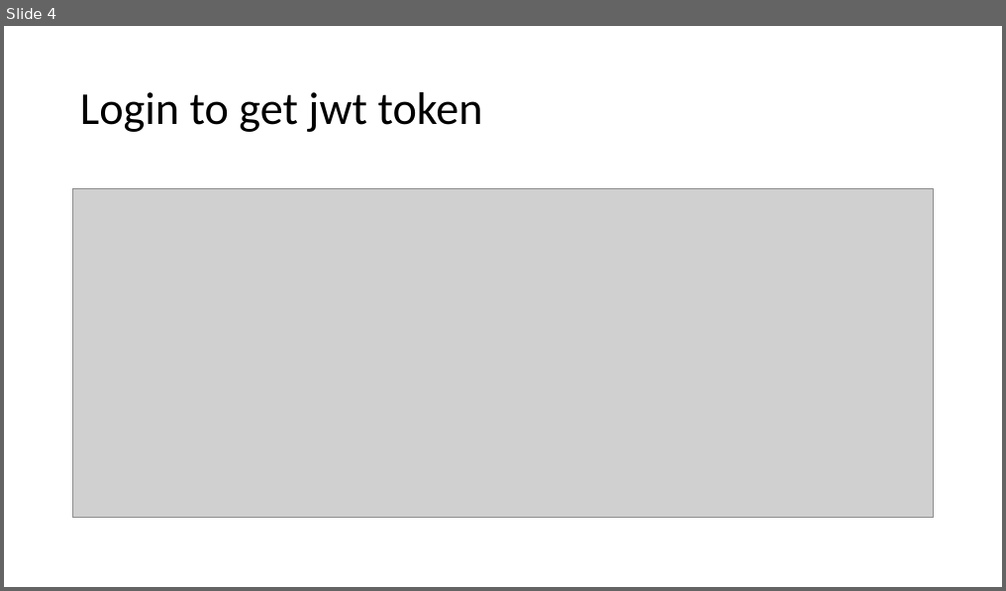
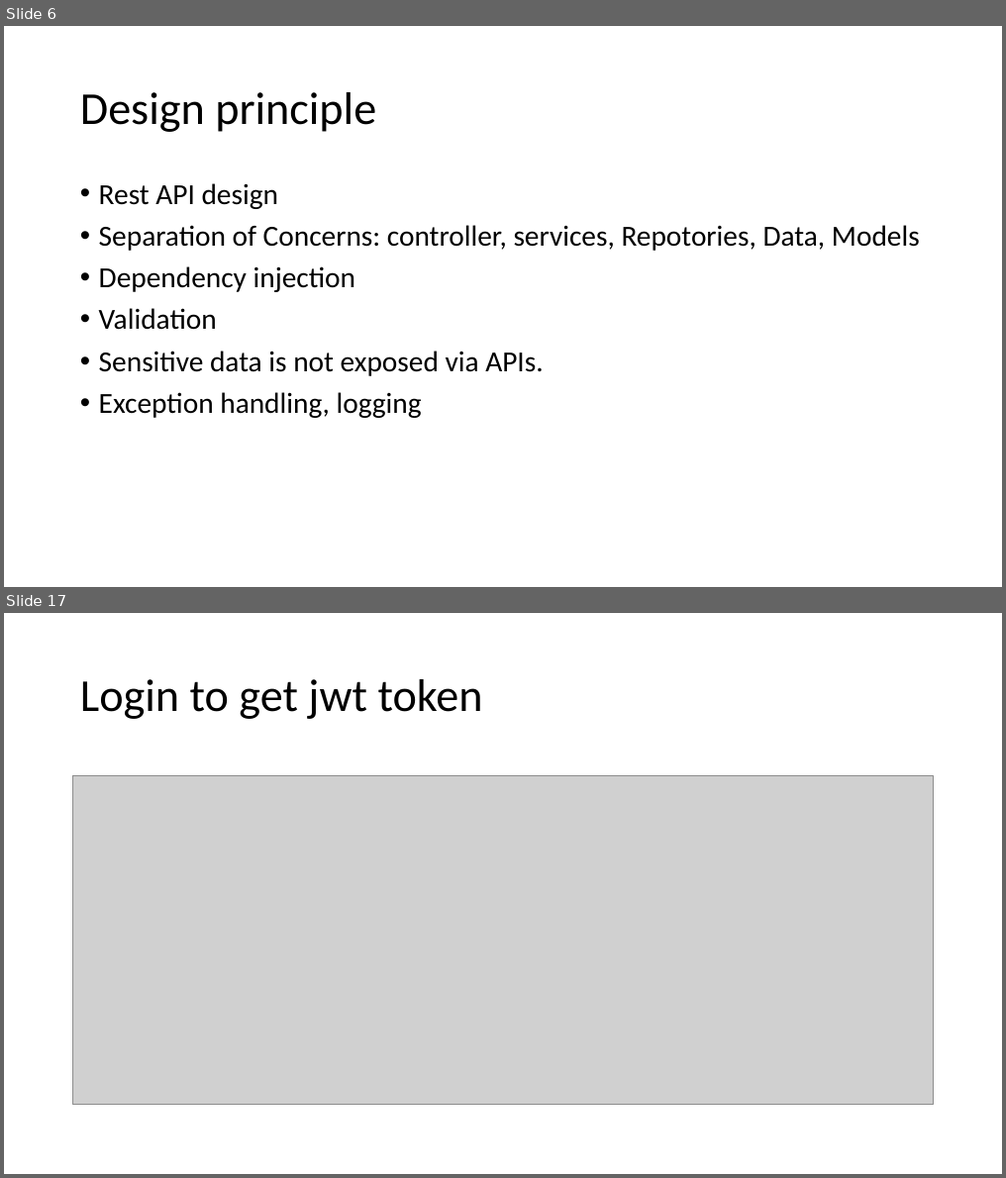
Before and after one commit to Lejuan60606/PlayGoodSolution, a slide deck: Presentation1.pptx. Shown one above the other, each under a label of ours: slide 4 before the commit, slides 6 and 17 after it; the slides between them are not shown. The pictures are 1006x591 and 1006x1178 pixels, drawn with LibreOffice and Linux fonts; fonts in the diff are those of the drawing; grey boxes stand for pictures. Boxes give left, top, right and bottom in pixels: in the first picture for what was removed or moved away, otherwise in the second. Text is boxed around its words. In the diff, an @@ line names an element or a change of style, - is before the commit and + after.

```diff
--- a/Presentation1.pptx
+++ b/Presentation1.pptx
@@ slide 6 added at (x1=4, y1=26, x2=1002, y2=587), background #FFFFFF @@
@@ title added at (x1=80, y1=92, x2=376, y2=132), 44 pt, text #000000 @@
+Design principle
@@ text added at (x1=99, y1=183, x2=920, y2=418), 28 pt, text #000000 @@
+• Rest API design
+• Separation of Concerns: controller, services, Repotories, Data, Models
+• Dependency injection
+• Validation
+• Sensitive data is not exposed via APIs.
+• Exception handling, logging
@@ what was slide 4 is now slide 17 @@
```
Also in this commit, not shown: 3 slides changed, 12 other slides added.
